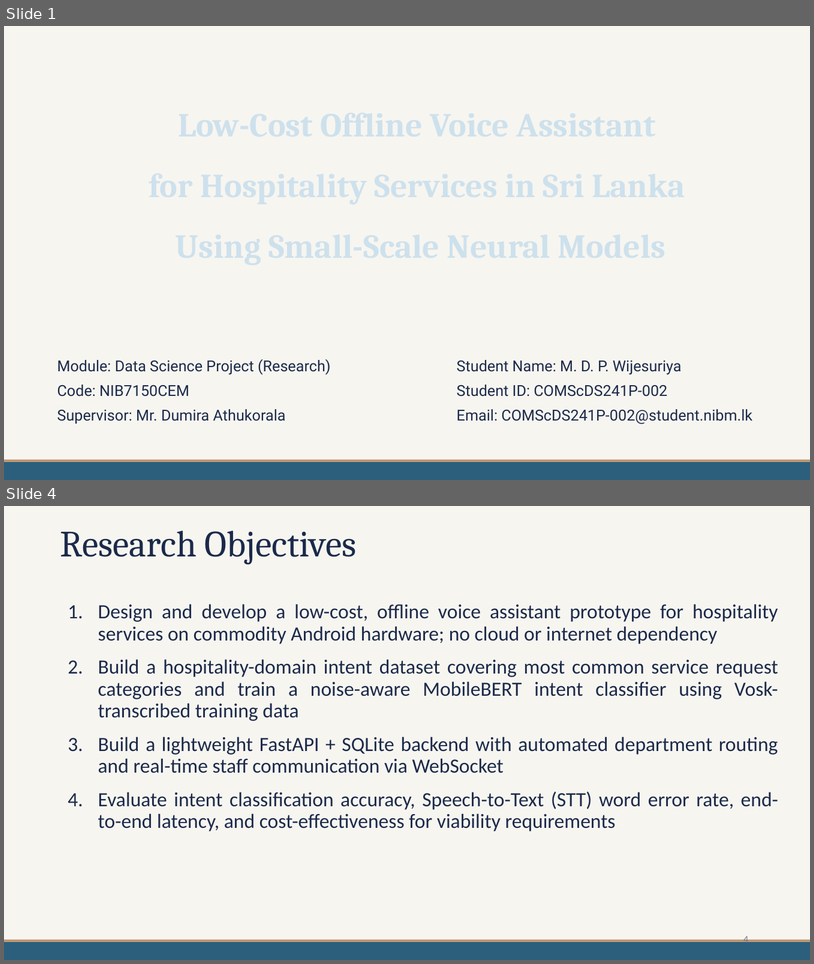
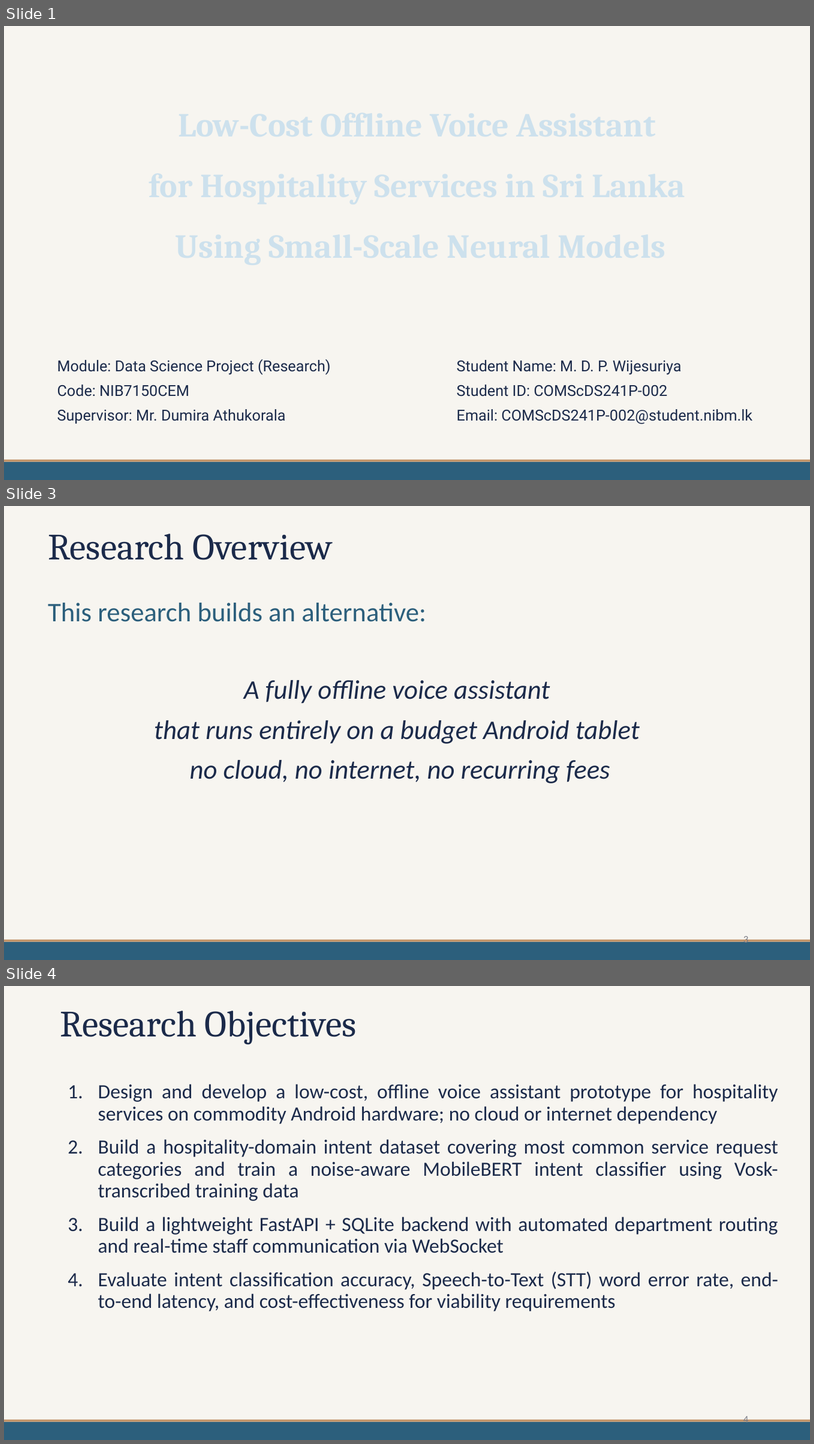
Before and after one commit to mdpw/msc-research, a slide deck: documents/Viva Presentation.pptx. Shown one above the other, each under a label of ours: slides 1 and 4 before the commit, slides 1, 3 and 4 after it; the slides between them are not shown. The pictures are 814x964 and 814x1444 pixels, drawn with LibreOffice and Linux fonts; fonts in the diff are those of the drawing. Boxes give left, top, right and bottom in pixels: in the first picture for what was removed or moved away, otherwise in the second. Text is boxed around its words. In the diff, an @@ line names an element or a change of style, - is before the commit and + after.

```diff
--- a/documents/Viva Presentation.pptx
+++ b/documents/Viva Presentation.pptx
@@ slide 3 added at bbox=[4, 506, 810, 960], background #F7F5F0; not listed: 2 template elements that a slide beside it also shows @@
@@ text added at bbox=[48, 534, 333, 560], 44 pt, text #1B2A4A @@
+Research Overview
@@ text added at bbox=[48, 603, 640, 783], 32 pt, text #1B2A4A, italic @@
+This research builds an alternative:
+A fully offline voice assistant
+that runs entirely on a budget Android tablet
+no cloud, no internet, no recurring fees
@@ page number added at bbox=[744, 934, 749, 945], 12 pt, text #7A7D86 @@
+3
```
Also in this commit, not shown: 3 slides changed, 1 other slide added, 2 other files.
